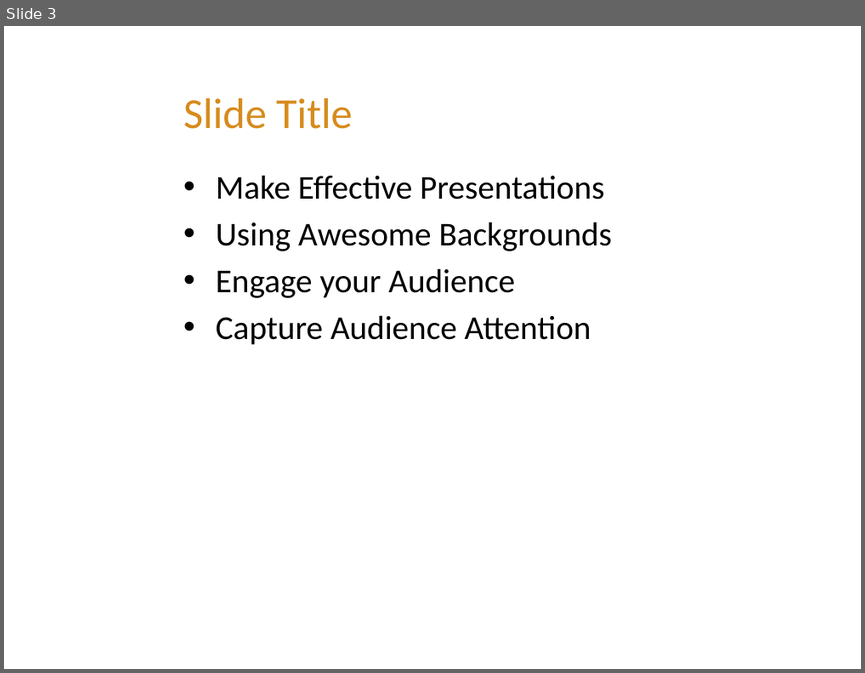
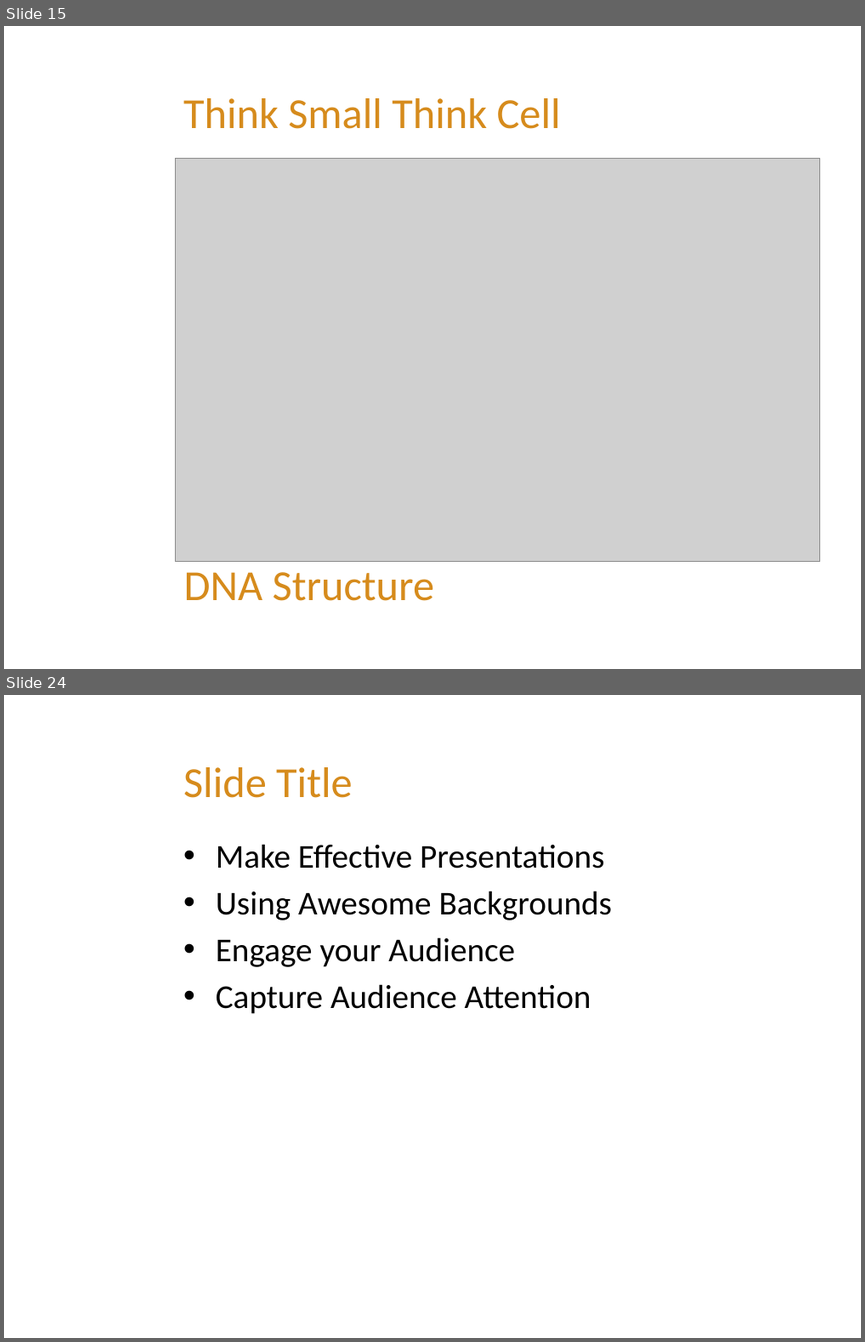
Before and after one commit to FeedMapping/Schema, a slide deck: slide/ppt/Mapping-Out.pptx. Shown one above the other, each under a label of ours: slide 3 before the commit, slides 15 and 24 after it; the slides between them are not shown. The pictures are 865x673 and 865x1342 pixels, drawn with LibreOffice and Linux fonts; fonts in the diff are those of the drawing; grey boxes stand for pictures; background and template pictures are left out. Boxes give left, top, right and bottom in pixels: in the first picture for what was removed or moved away, otherwise in the second. Text is boxed around its words. In the diff, an @@ line names an element or a change of style, - is before the commit and + after.

```diff
--- a/slide/ppt/Mapping-Out.pptx
+++ b/slide/ppt/Mapping-Out.pptx
@@ slide 15 added at [4,26,861,669], background picture (left out) @@
@@ title added at [183,98,561,129], 36 pt, text #D68B1C @@
+Think Small Think Cell
@@ picture added at [176,158,820,562] @@
@@ text added at [184,572,434,601], 36 pt, text #D68B1C @@
+DNA Structure
@@ what was slide 3 is now slide 24 @@
```
Also in this commit, not shown: 25 other slides added, 2 slides removed, 1 other file.
